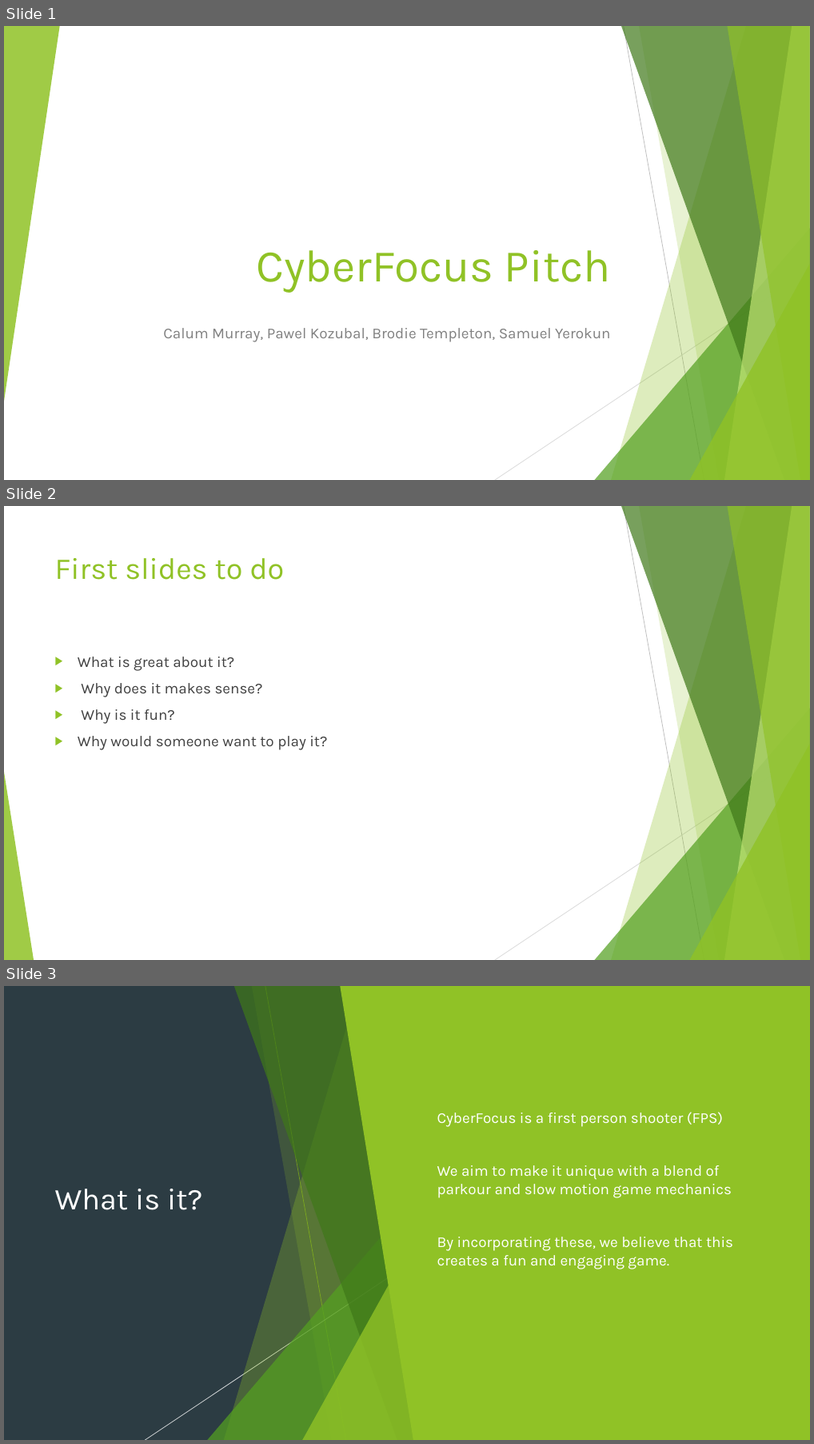
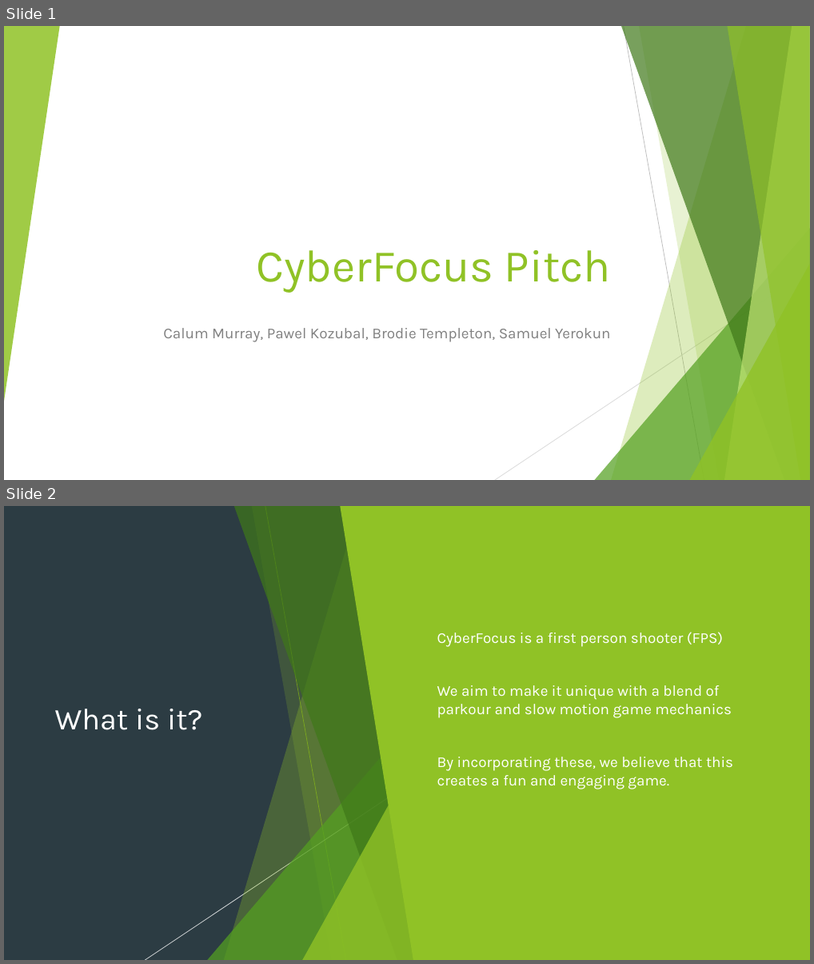
Before and after one commit to Pilokio/Tranzfuser, a slide deck: Virtual Pitch Presentation/Pitch.pptx. Shown one above the other, each under a label of ours: slides 1, 2 and 3 before the commit, slides 1 and 2 after it. The pictures are 814x1444 and 814x964 pixels, drawn with LibreOffice and Linux fonts; fonts in the diff are those of the drawing. Boxes give left, top, right and bottom in pixels: in the first picture for what was removed or moved away, otherwise in the second. Text is boxed around its words. In the diff, an @@ line names an element or a change of style, - is before the commit and + after.

Commit message:
more work on slideshow

```diff
--- a/Virtual Pitch Presentation/Pitch.pptx
+++ b/Virtual Pitch Presentation/Pitch.pptx
@@ slide 2 removed at box(4, 506, 810, 960), background #FFFFFF; not listed: 10 template elements that a slide beside it also shows @@
@@ title removed at box(55, 558, 284, 580) @@
-First slides to do
@@ text removed at box(78, 656, 327, 750) @@
-▶ What is great about it?
-▶ Why does it makes sense?
-▶ Why is it fun?
-▶ Why would someone want to play it?
@@ what was slide 3 is now slide 2 @@
```
Also in this commit, not shown: 4 slides added.
